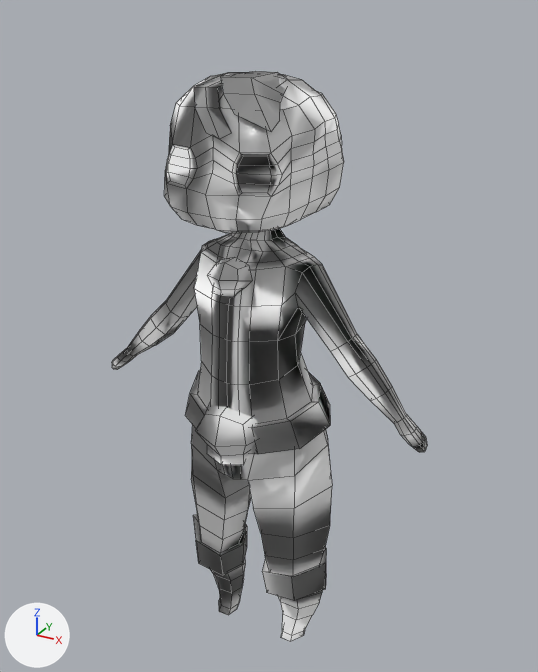
The FBX model Unity/Assets/Models/Character/death_course.fbx, before and after one commit.
Both versions are drawn from a 50 mm camera at (0.626, -1.081, 1.219) aimed at (-0.017, 0.088, 0.635). The lights are fixed; the arrows at lower left show +X, +Y and +Z. Mesh edges are drawn as thin lines. Where no turn or scale is listed for an object, it has been applied to the vertices.
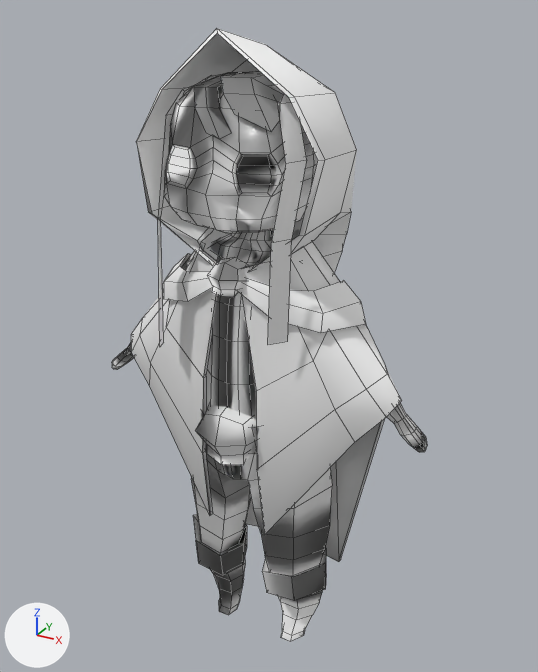
Where the change shows, as pixel boxes [x1, y1, x2, y2] in the pictures (538 x 672 px):
```json
{"object": "polySurface_cape", "change": "added", "after": [131, 242, 402, 562]}
{"object": "polySurface_capuche", "change": "added", "after": [136, 28, 357, 273]}
{"object": "polySurface_meche", "change": "added", "after": [158, 75, 306, 346]}
{"object": "polySurface_ruban", "change": "added", "after": [163, 253, 366, 332]}
```

Scene script edits in JSON lines:
```json
{"op": "add", "block": "me_mesh_002", "code": ["me_mesh_002 = bpy.data.meshes.new('Mesh.002')", "me_mesh_002.from_pydata(...)  # 36 vertices, 24 faces; spans x -0.21..0.21, y -0.093..0.147, z 0.608..0.819", "me_mesh_002.materials.append(mat_lambert3)  # its picture is missing"]}
{"op": "add", "block": "me_mesh_001", "code": ["me_mesh_001 = bpy.data.meshes.new('Mesh.001')", "me_mesh_001.from_pydata(...)  # 60 vertices, 56 faces; spans x -0.171..0.171, y -0.099..0.29, z 0.508..1.193", "me_mesh_001.materials.append(mat_lambert3)  # its picture is missing"]}
{"op": "add", "block": "me_mesh_1", "code": ["me_mesh_1 = bpy.data.meshes.new('Mesh')", "me_mesh_1.from_pydata(...)  # 104 vertices, 102 faces; spans x -0.287..0.287, y -0.095..0.134, z 0.145..0.866", "me_mesh_1.materials.append(mat_lambert3)  # its picture is missing"]}
{"op": "add", "block": "me_mesh_003", "code": ["me_mesh_003 = bpy.data.meshes.new('Mesh.003')", "me_mesh_003.from_pydata(...)  # 20 vertices, 8 faces; spans x -0.133..0.136, y -0.124..-0.016, z 0.668..1.123", "me_mesh_003.materials.append(mat_lambert3)  # its picture is missing"]}
{"op": "add", "block": "ob_polysurface_ruban", "code": ["ob_polysurface_ruban = bpy.data.objects.new('polySurface_ruban', me_mesh_002)", "ob_polysurface_ruban.location = (0.0, 0.0, 0.0)"]}
{"op": "add", "block": "ob_polysurface_capuche", "code": ["ob_polysurface_capuche = bpy.data.objects.new('polySurface_capuche', me_mesh_001)", "ob_polysurface_capuche.location = (0.0, 0.0, 0.0)"]}
{"op": "add", "block": "ob_polysurface_cape", "code": ["ob_polysurface_cape = bpy.data.objects.new('polySurface_cape', me_mesh_1)", "ob_polysurface_cape.location = (0.0, 0.0, 0.0)"]}
{"op": "add", "block": "ob_polysurface_meche", "code": ["ob_polysurface_meche = bpy.data.objects.new('polySurface_meche', me_mesh_003)", "ob_polysurface_meche.location = (0.0, 0.0, 0.0)"]}
```
